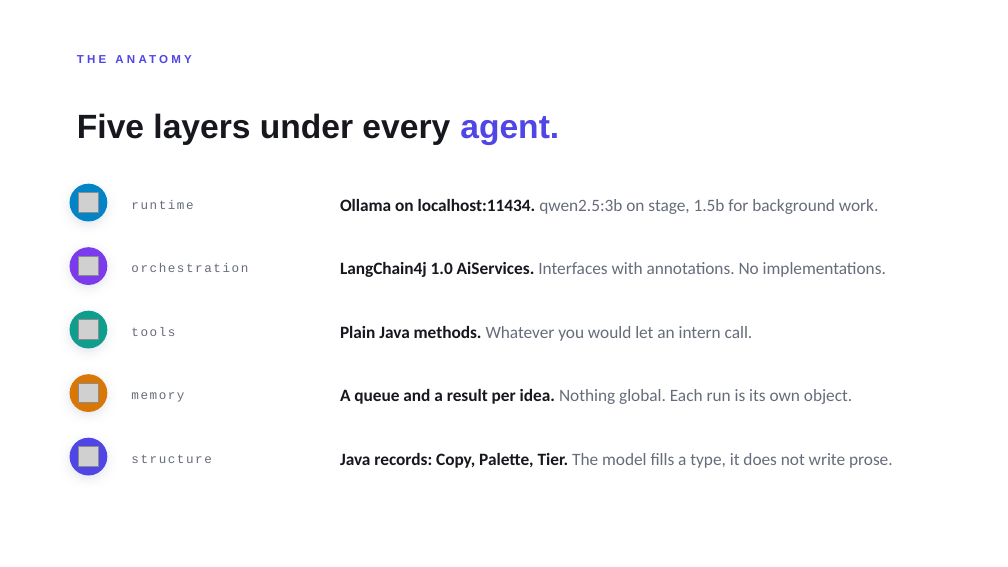
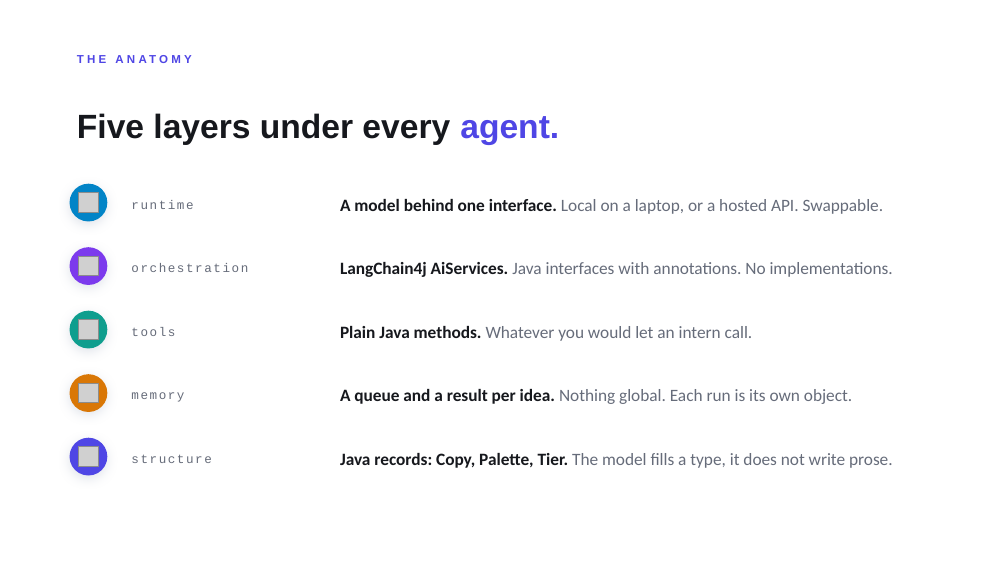
Before and after one commit to Nevvyboi/OnePromptManyWorkers, a slide deck: slide 12 of slides/One-Prompt-Many-Workers-Light.pptx. Drawn at 1008x567 pixels with LibreOffice and Linux fonts; fonts in the diff are those of the drawing; grey boxes stand for pictures. Boxes give left, top, right and bottom in pixels: in the first picture for what was removed or moved away, otherwise in the second. Text is boxed around its words. In the diff, an @@ line names an element or a change of style, - is before the commit and + after.

```diff
--- a/slides/One-Prompt-Many-Workers-Light.pptx
+++ b/slides/One-Prompt-Many-Workers-Light.pptx
@@ text at [340,199,884,214]: text changed @@
-Ollama on localhost:11434. qwen2.5:3b on stage, 1.5b for background work.
+A model behind one interface. Local on a laptop, or a hosted API. Swappable.
@@ text at [340,262,893,277]: text changed @@
-LangChain4j 1.0 AiServices. Interfaces with annotations. No implementations.
+LangChain4j AiServices. Java interfaces with annotations. No implementations.
```
Also in this commit, not shown: 10 other slides changed, 6 slides added, 23 other files.
